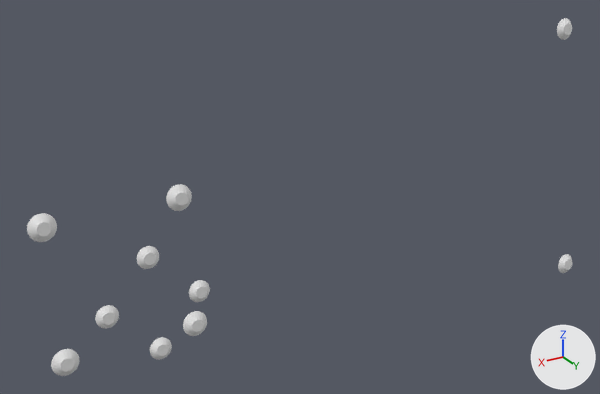
An edit to the glTF model fiofi/studio/control-fasteners.glb, drawn before and after from the same camera.
Before and after are seen from a camera (50 mm lens) standing at (230.6, 68.0, 152.7) and looking at (136.6, -88.8, 74.3). Every picture has the same lights, and +X, +Y and +Z are marked at lower right. The first picture is the older version.

The scene before the commit, as lines of its bpy script (objects in view):
```python
ob_jog_cap_1 = bpy.data.objects.new('jog-cap_1', me_jog_cap_1)
ob_jog_cap_1.location = (0.0, 0.0, 0.0)
ob_jog_cap_2 = bpy.data.objects.new('jog-cap_2', me_jog_cap_2)
ob_jog_cap_2.location = (0.0, 0.0, 0.0)
ob_jog_cap_3 = bpy.data.objects.new('jog-cap_3', me_jog_cap_3)
ob_jog_cap_3.location = (0.0, 0.0, 0.0)
ob_jog_cap_4 = bpy.data.objects.new('jog-cap_4', me_jog_cap_4)
ob_jog_cap_4.location = (0.0, 0.0, 0.0)
ob_jog_motor_1 = bpy.data.objects.new('jog-motor_1', me_jog_motor_1)
ob_jog_motor_1.location = (0.0, 0.0, 0.0)
ob_jog_motor_2 = bpy.data.objects.new('jog-motor_2', me_jog_motor_2)
ob_jog_motor_2.location = (0.0, 0.0, 0.0)
ob_jog_motor_3 = bpy.data.objects.new('jog-motor_3', me_jog_motor_3)
ob_jog_motor_3.location = (0.0, 0.0, 0.0)
ob_jog_motor_4 = bpy.data.objects.new('jog-motor_4', me_jog_motor_4)
ob_jog_motor_4.location = (0.0, 0.0, 0.0)
```
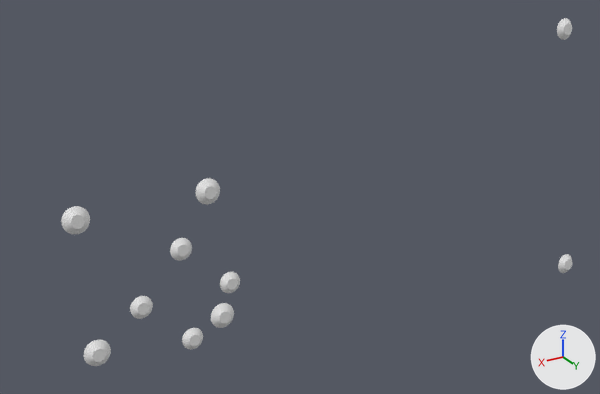
Pixel boxes [x1, y1, x2, y2] of what changed, in the pictures (600 x 394 px):
'jog-cap_1', moved
    before: [27, 213, 57, 242]
    after: [61, 206, 90, 234]
'jog-cap_4', moved
    before: [51, 349, 79, 376]
    after: [84, 340, 111, 366]
'jog-cap_2', moved
    before: [166, 184, 192, 211]
    after: [195, 178, 220, 205]
'jog-cap_3', moved
    before: [183, 311, 207, 336]
    after: [211, 303, 234, 328]
'jog-motor_1', moved
    before: [95, 305, 119, 329]
    after: [130, 296, 153, 319]
'jog-motor_2', moved
    before: [137, 246, 159, 269]
    after: [170, 238, 192, 261]
'jog-motor_4', moved
    before: [150, 337, 172, 360]
    after: [182, 328, 203, 350]
'jog-motor_3', moved
    before: [189, 280, 210, 302]
    after: [220, 272, 240, 293]

What the commit changed:
me_jog_motor_4 is used by ob_jog_motor_4; location (0.0, 0.0, 0.0).
me_jog_motor_4 had 217 vertices, 430 faces and spanned x 177.6..182.4, y -72.99..-71.25, z 53.31..58.05.
me_jog_motor_4 now has 217 vertices, 430 faces and spans x 170.4..175.2, y -72.99..-71.25, z 53.31..58.05.
me_jog_motor_4 part 8: the whole mesh is moved by (-7.2, 0.0, 0.0).
me_jog_motor_3 is used by ob_jog_motor_3; location (0.0, 0.0, 0.0).
me_jog_motor_3 had 217 vertices, 430 faces and spanned x 167.6..172.4, y -74.64..-72.9, z 63.17..67.91.
me_jog_motor_3 now has 217 vertices, 430 faces and spans x 160.4..165.2, y -74.64..-72.9, z 63.17..67.91.
me_jog_motor_3 part 7: the whole mesh is moved by (-7.2, 0.0, 0.0).
me_jog_motor_2 is used by ob_jog_motor_2; location (0.0, 0.0, 0.0).
me_jog_motor_2 had 217 vertices, 430 faces and spanned x 177.6..182.4, y -76.29..-74.55, z 73.04..77.77.
me_jog_motor_2 now has 217 vertices, 430 faces and spans x 170.4..175.2, y -76.29..-74.55, z 73.04..77.77.
me_jog_motor_2 part 6: the whole mesh is moved by (-7.2, 0.0, 0.0).
me_jog_motor_1 is used by ob_jog_motor_1; location (0.0, 0.0, 0.0).
me_jog_motor_1 had 217 vertices, 430 faces and spanned x 187.6..192.4, y -74.64..-72.9, z 63.17..67.91.
me_jog_motor_1 now has 217 vertices, 430 faces and spans x 180.4..185.2, y -74.64..-72.9, z 63.17..67.91.
me_jog_motor_1 part 5: the whole mesh is moved by (-7.2, 0.0, 0.0).
me_jog_cap_4 is used by ob_jog_cap_4; location (0.0, 0.0, 0.0).
me_jog_cap_4 had 217 vertices, 430 faces and spanned x 192.46..198.66, y -91.33..-88.99, z 43.94..50.05.
me_jog_cap_4 now has 217 vertices, 430 faces and spans x 185.26..191.46, y -91.33..-88.99, z 43.94..50.05.
me_jog_cap_4 part 4: the whole mesh is moved by (-7.2, 0.0, 0.0).
me_jog_cap_3 is used by ob_jog_cap_3; location (0.0, 0.0, 0.0).
me_jog_cap_3 had 217 vertices, 430 faces and spanned x 161.34..167.54, y -91.33..-88.99, z 43.94..50.05.
me_jog_cap_3 now has 217 vertices, 430 faces and spans x 154.14..160.34, y -91.33..-88.99, z 43.94..50.05.
me_jog_cap_3 part 3: the whole mesh is moved by (-7.2, 0.0, 0.0).
me_jog_cap_2 is used by ob_jog_cap_2; location (0.0, 0.0, 0.0).
me_jog_cap_2 had 217 vertices, 430 faces and spanned x 161.34..167.54, y -96.46..-94.13, z 74.62..80.74.
me_jog_cap_2 now has 217 vertices, 430 faces and spans x 154.14..160.34, y -96.46..-94.13, z 74.62..80.74.
me_jog_cap_2 part 2: the whole mesh is moved by (-7.2, 0.0, 0.0).
me_jog_cap_1 is used by ob_jog_cap_1; location (0.0, 0.0, 0.0).
me_jog_cap_1 had 217 vertices, 430 faces and spanned x 192.46..198.66, y -96.46..-94.13, z 74.62..80.74.
me_jog_cap_1 now has 217 vertices, 430 faces and spans x 185.26..191.46, y -96.46..-94.13, z 74.62..80.74.
me_jog_cap_1 part 1: the whole mesh is moved by (-7.2, 0.0, 0.0).
